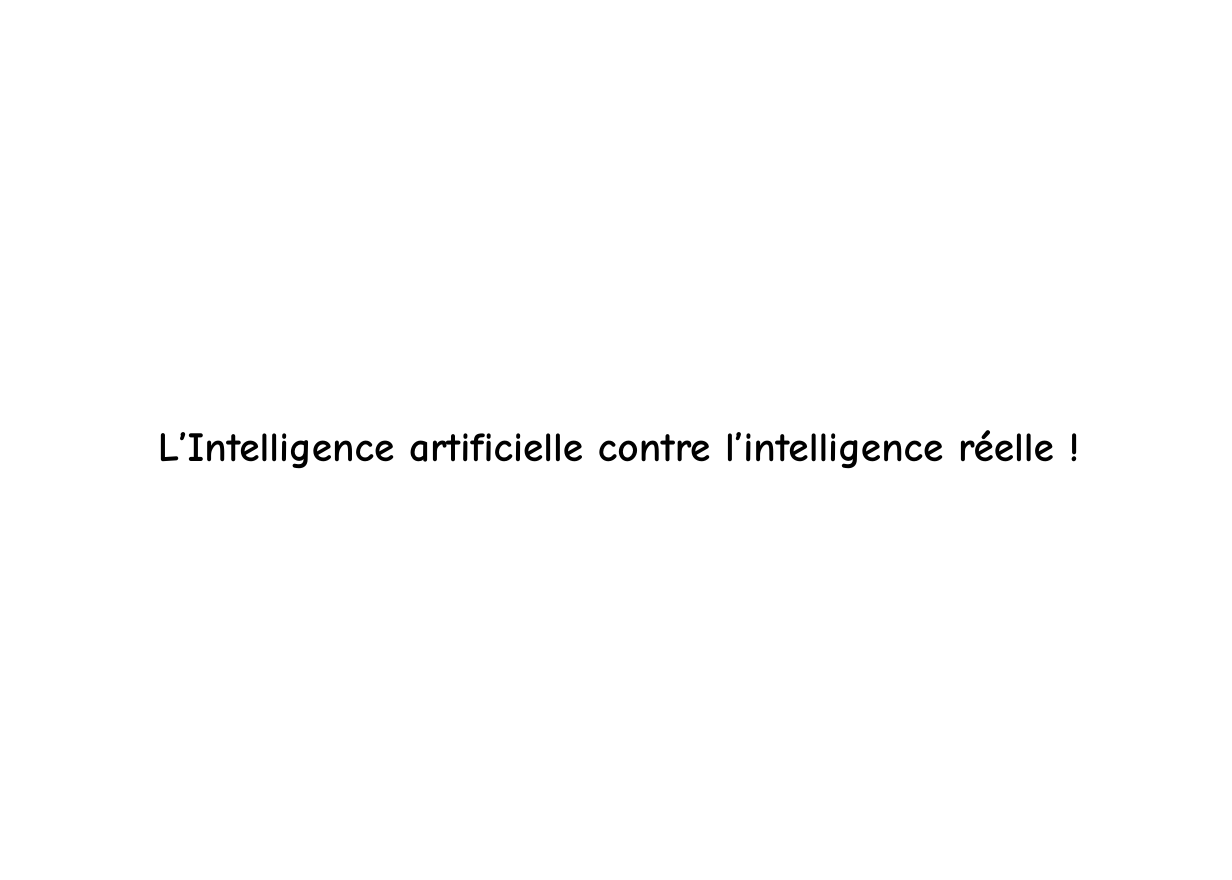
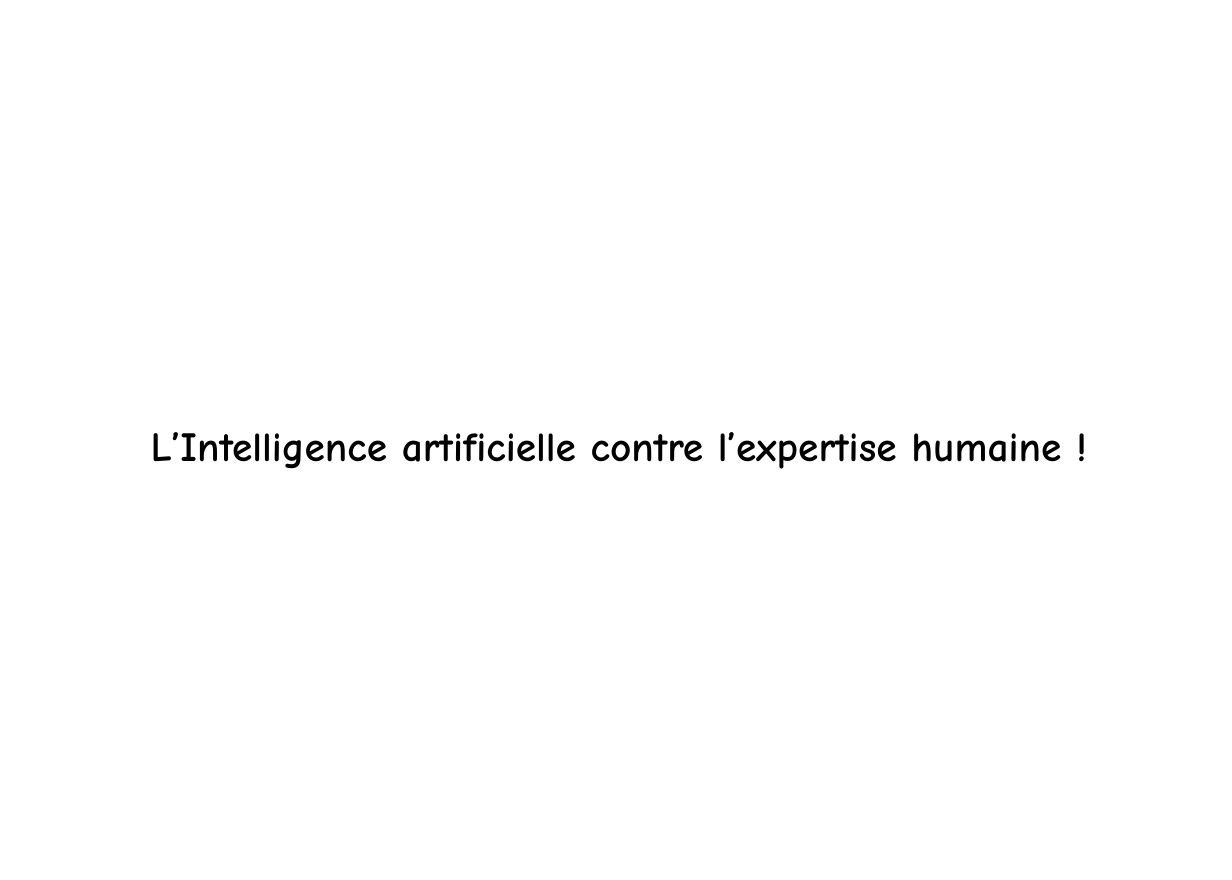
Before and after one commit to kduchevreuil/Cours-Menuiserie, a slide deck: slide 7 of Dossier Support ordi/DOSSIER Support Ordi.pptx. Drawn at 1232x880 pixels with LibreOffice and Linux fonts; fonts in the diff are those of the drawing. Boxes give left, top, right and bottom in pixels: in the first picture for what was removed or moved away, otherwise in the second. Text is boxed around its words. In the diff, an @@ line names an element or a change of style, - is before the commit and + after.

```diff
--- a/Dossier Support ordi/DOSSIER Support Ordi.pptx
+++ b/Dossier Support ordi/DOSSIER Support Ordi.pptx
@@ text in rectangle at bbox=[151, 432, 1061, 469]: text changed @@
-L’Intelligence artificielle contre l’intelligence réelle !
+L’Intelligence artificielle contre l’expertise humaine !
```
Also in this commit, not shown: 2 other slides changed, 1 slide added, 3 other files.
